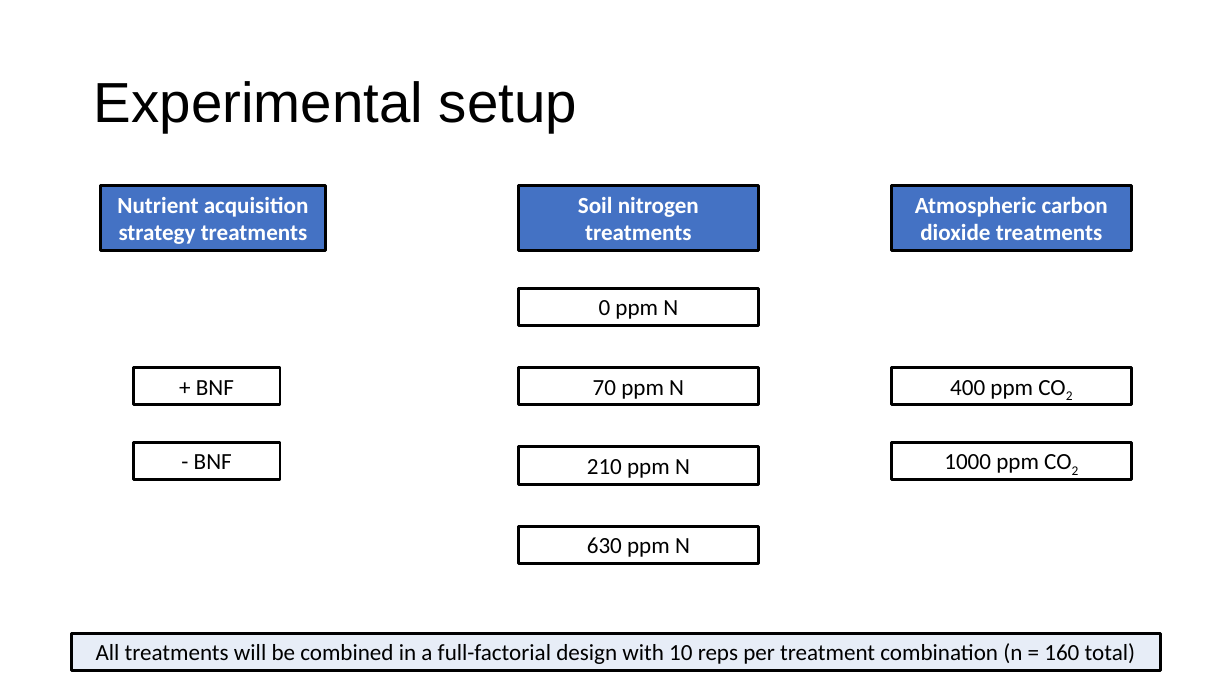
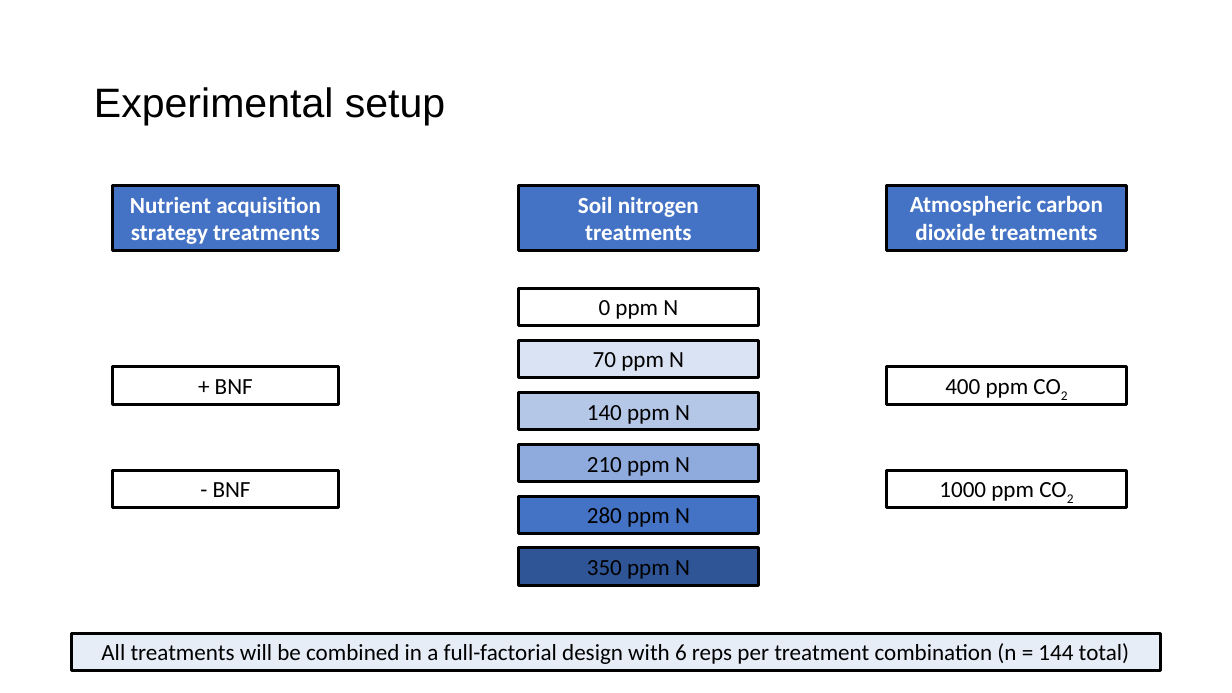
Before and after one commit to eaperkowski/conferences, a slide deck: slide 11 of lemontree_wg/Perkowski_2022_NxCO2.pptx (slide 8 before the commit). Drawn at 1232x693 pixels with LibreOffice and Linux fonts; fonts in the diff are those of the drawing. Boxes give left, top, right and bottom in pixels: in the first picture for what was removed or moved away, otherwise in the second. Text is boxed around its words. In the diff, an @@ line names an element or a change of style, - is before the commit and + after.

```diff
--- a/lemontree_wg/Perkowski_2022_NxCO2.pptx
+++ b/lemontree_wg/Perkowski_2022_NxCO2.pptx
@@ title "Experimental setup" at [94,87,445,125]: size 44 to 32 pt @@
@@ rectangle "Nutrient acquisition strategy treatments": place and size @@
-rectangle "Nutrient acquisition strategy treatments" at [100,186,325,251]
+rectangle "Nutrient acquisition strategy treatments" at [113,186,338,251]
@@ rectangle "Atmospheric carbon dioxide treatments": place and size @@
-rectangle "Atmospheric carbon dioxide treatments" at [891,186,1131,251]
+rectangle "Atmospheric carbon dioxide treatments" at [886,185,1127,250]
@@ rectangle "70 ppm N": place and size @@
-rectangle "70 ppm N" at [518,368,759,405]
+rectangle "70 ppm N" at [518,340,759,377]
@@ rectangle "70 ppm N" at [518,340,759,377]: fill #FFFFFF to #DAE3F3 @@
@@ rectangle "+ BNF" at [113,367,338,404]: fill none to #FFFFFF @@
@@ rectangle "+ BNF": place and size @@
-rectangle "+ BNF" at [133,368,280,405]
+rectangle "+ BNF" at [113,367,338,404]
@@ rectangle "400 ppm CO2": place and size @@
-rectangle "400 ppm CO2" at [891,368,1131,405]
+rectangle "400 ppm CO2" at [886,367,1127,404]
@@ rectangle "400 ppm CO2" at [886,367,1127,404]: fill none to #FFFFFF @@
@@ rectangle "140 ppm N": place and size @@
-rectangle "140 ppm N" at [518,447,759,484]
+rectangle "140 ppm N" at [518,393,759,430]
@@ rectangle "140 ppm N" at [518,393,759,430]: fill none to #B4C7E7 @@
@@ text in rectangle at [587,405,690,424]: text changed @@
-210 ppm N
+140 ppm N
@@ rectangle "210 ppm N": place and size @@
-rectangle "210 ppm N" at [518,527,759,564]
+rectangle "210 ppm N" at [518,445,759,482]
@@ rectangle "210 ppm N" at [518,445,759,482]: fill none to #8FAADC @@
@@ rectangle "- BNF": place and size @@
-rectangle "- BNF" at [133,442,280,479]
+rectangle "- BNF" at [113,470,338,507]
@@ text in rectangle at [587,457,690,476]: text changed @@
-630 ppm N
+210 ppm N
@@ rectangle "1000 ppm CO2": place and size @@
-rectangle "1000 ppm CO2" at [891,442,1131,479]
+rectangle "1000 ppm CO2" at [886,470,1127,507]
@@ rectangle added at [518,496,759,533], fill #4472C4, outline #000000 2.25 pt, 18 pt, text #000000 @@
+280 ppm N
@@ rectangle added at [518,548,759,585], fill #2F5597, outline #000000 2.25 pt, 18 pt, text #000000 @@
+350 ppm N
@@ text in rectangle at [101,643,1129,664]: text changed @@
-All treatments will be combined in a full-factorial design with 10 reps per treatment combination (n = 160 total)
+All treatments will be combined in a full-factorial design with 6 reps per treatment combination (n = 144 total)
```
Also in this commit, not shown: 20 other slides changed, 6 slides added, 1 slide removed, 2 other files.
